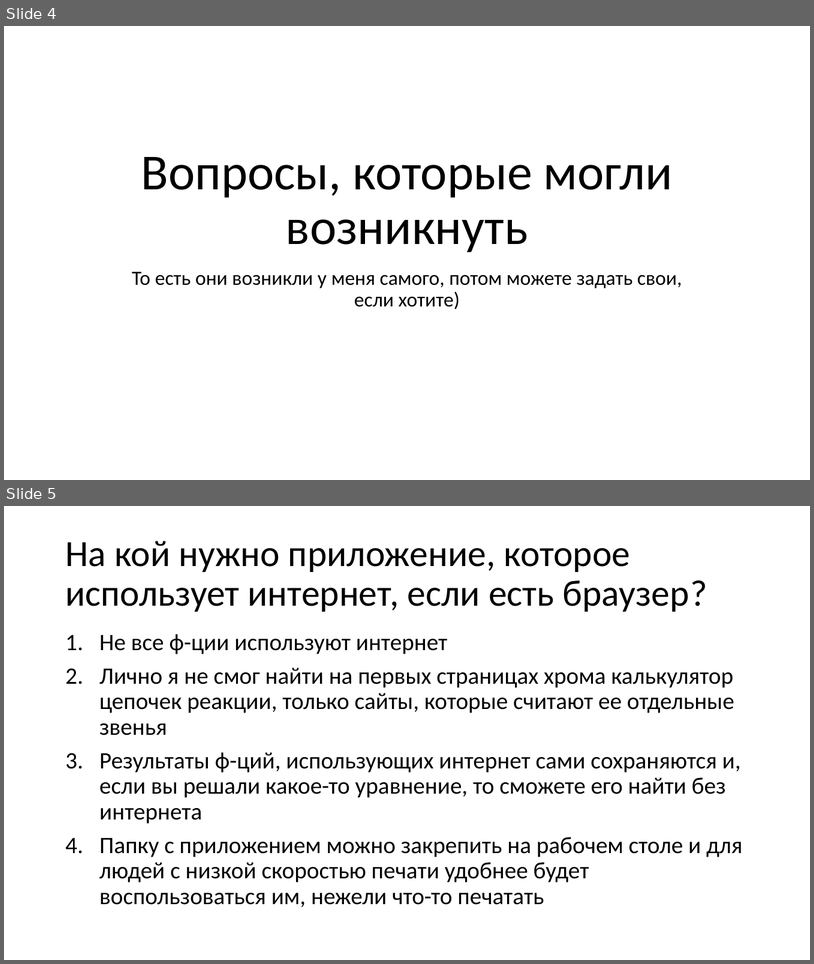
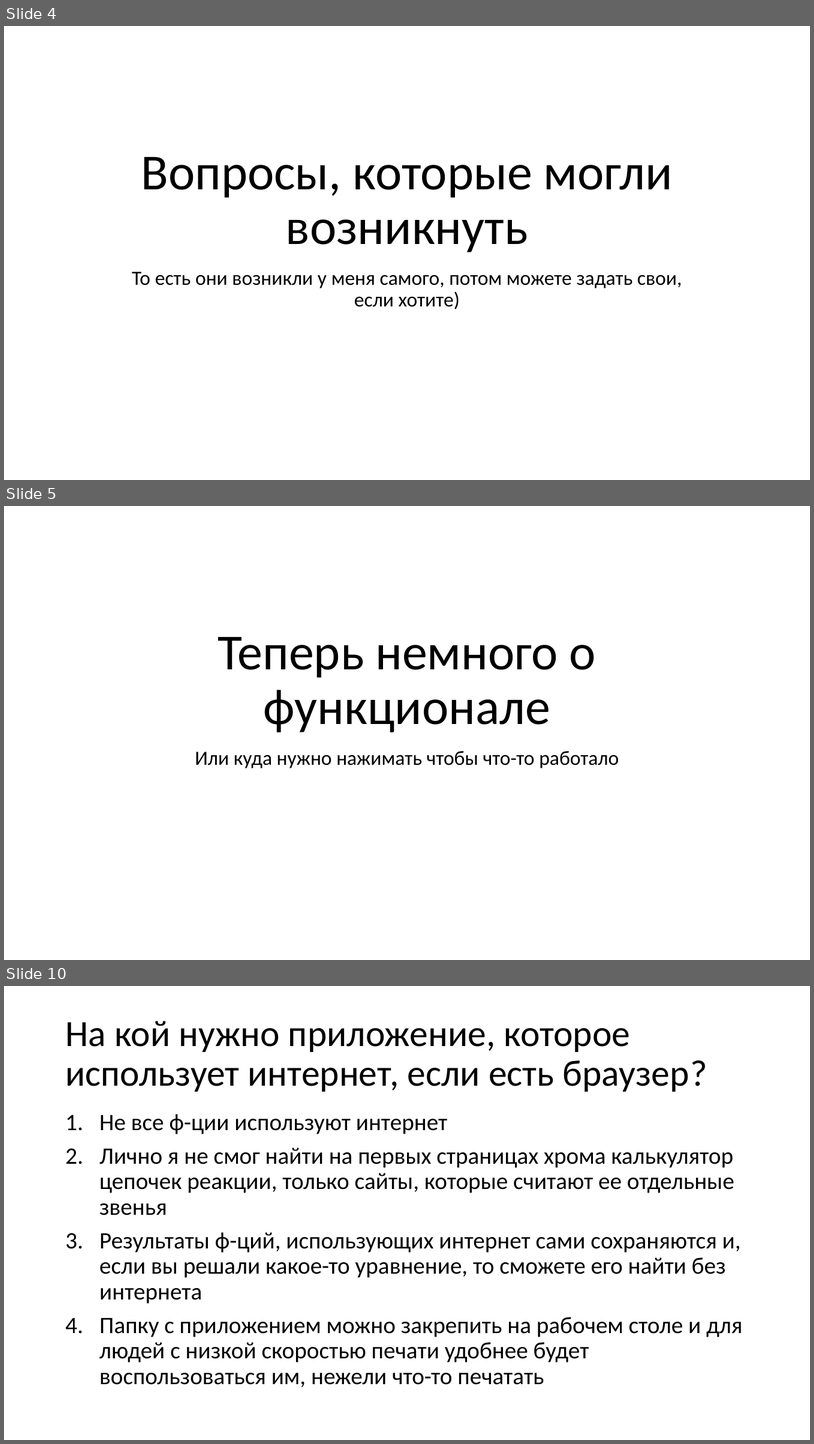
Before and after one commit to aNOOBisTheGod/yandex-lyceum-qt, a slide deck: presentation.pptx. Shown one above the other, each under a label of ours: slides 4 and 5 before the commit, slides 4, 5 and 10 after it; the slides between them are not shown. The pictures are 814x964 and 814x1444 pixels, drawn with LibreOffice and Linux fonts; fonts in the diff are those of the drawing. Boxes give left, top, right and bottom in pixels: in the first picture for what was removed or moved away, otherwise in the second. Text is boxed around its words. In the diff, an @@ line names an element or a change of style, - is before the commit and + after.

```diff
--- a/presentation.pptx
+++ b/presentation.pptx
@@ slide 5 added at box(4, 506, 810, 960), background #FFFFFF @@
@@ title added at box(218, 637, 596, 732), 60 pt, text #000000 @@
+Теперь немного о функционале
@@ subtitle added at box(195, 751, 619, 768), 24 pt, text #000000 @@
+Или куда нужно нажимать чтобы что-то работало
@@ what was slide 5 is now slide 10 @@
```
Also in this commit, not shown: 3 slides changed, 4 other slides added, 16 other files.
